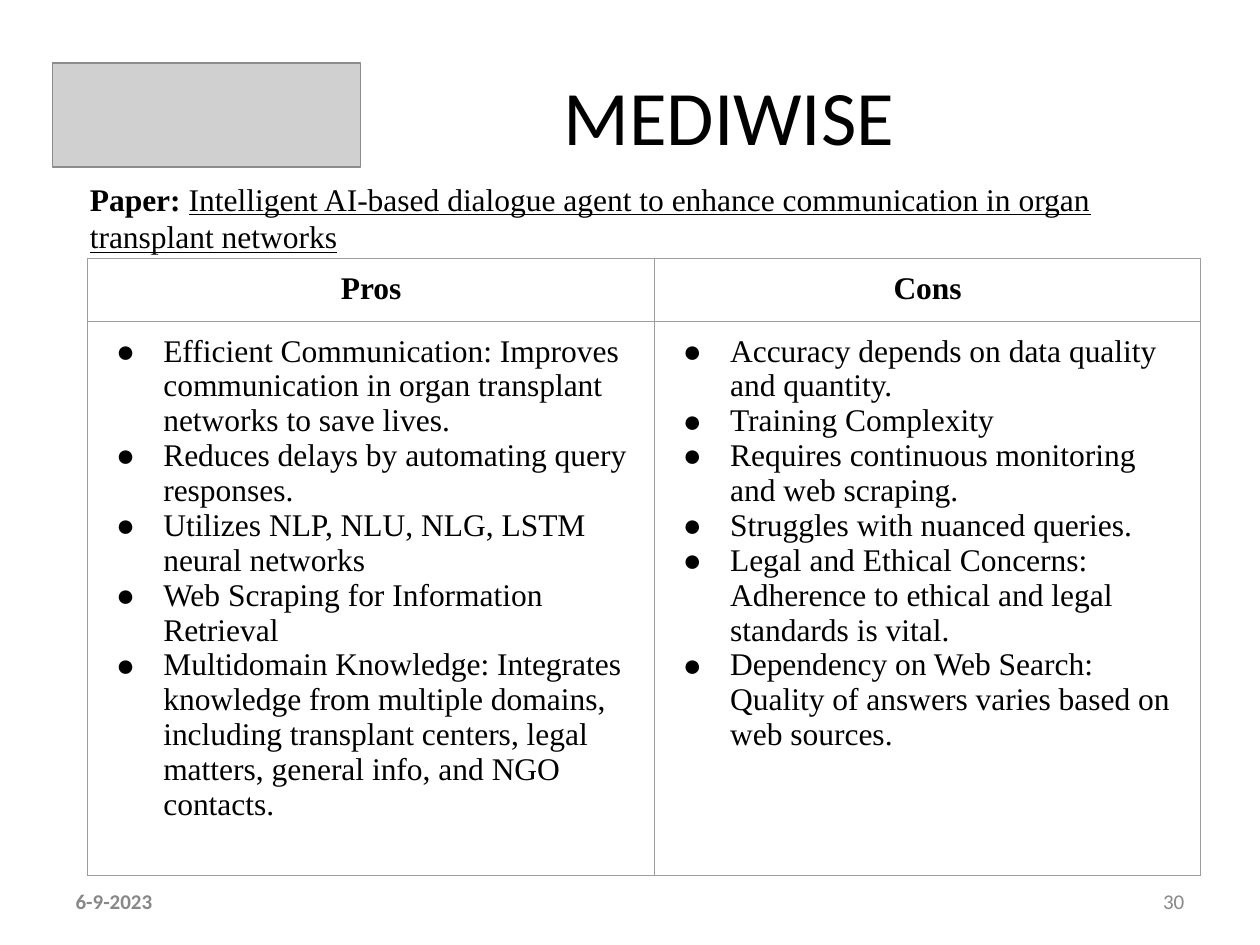
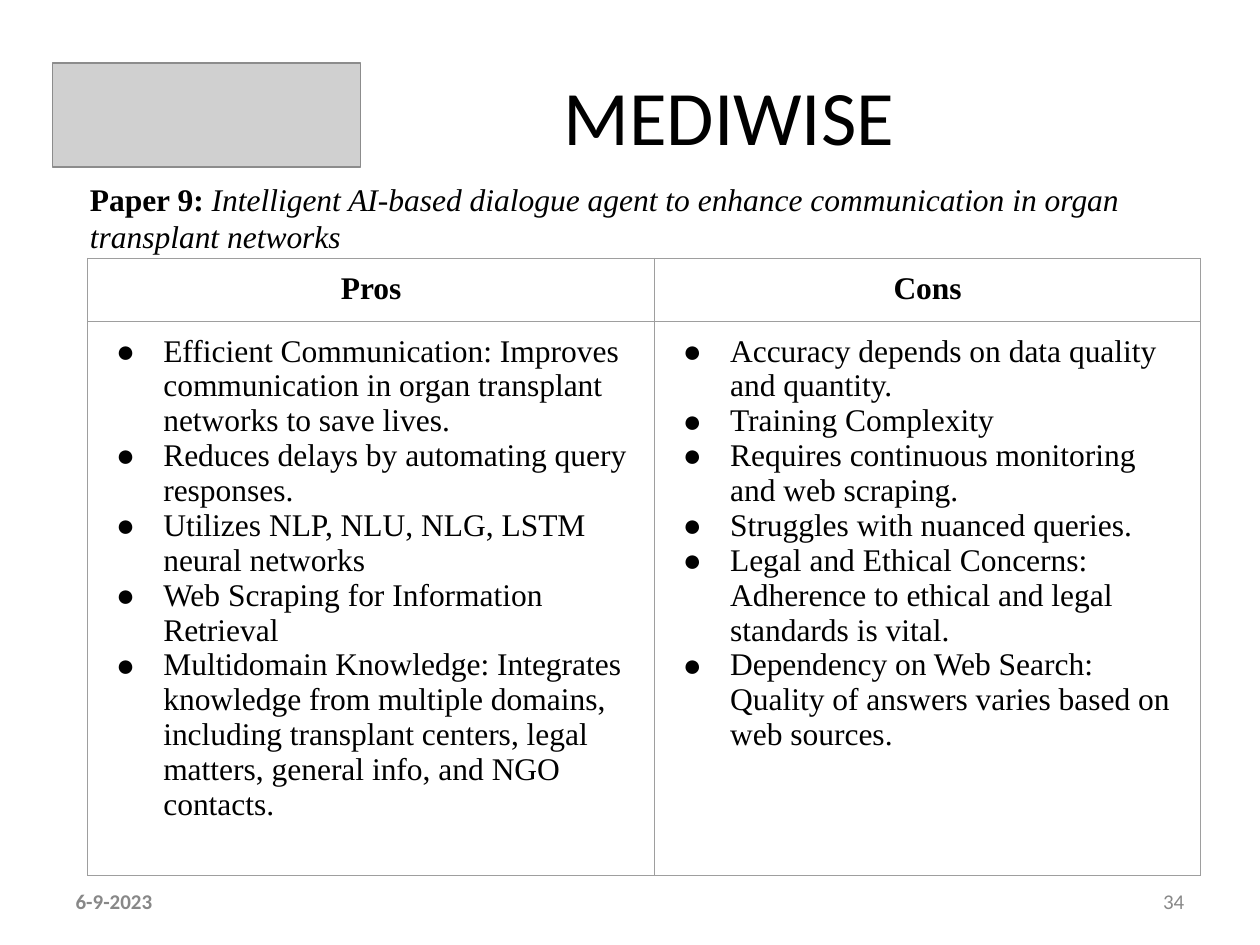
Before and after one commit to ani23-11/MediWise, a slide deck: slide 34 of ppt and references/Main - PPT Template Ctech.pptx (slide 30 before the commit). Drawn at 1260x945 pixels with LibreOffice and Linux fonts; fonts in the diff are those of the drawing; grey boxes stand for pictures. Boxes give left, top, right and bottom in pixels: in the first picture for what was removed or moved away, otherwise in the second. Text is boxed around its words. In the diff, an @@ line names an element or a change of style, - is before the commit and + after.

```diff
--- a/ppt and references/Main - PPT Template Ctech.pptx
+++ b/ppt and references/Main - PPT Template Ctech.pptx
@@ text at (90, 189, 1119, 255): text changed; italic on @@
-Paper: Intelligent AI-based dialogue agent to enhance communication in organ transplant networks
+Paper 9: Intelligent AI-based dialogue agent to enhance communication in organ transplant networks
@@ page number at (1163, 895, 1184, 909): text changed @@
-30
+34
```
Also in this commit, not shown: 19 other slides changed, 4 slides added, 1 other file.
